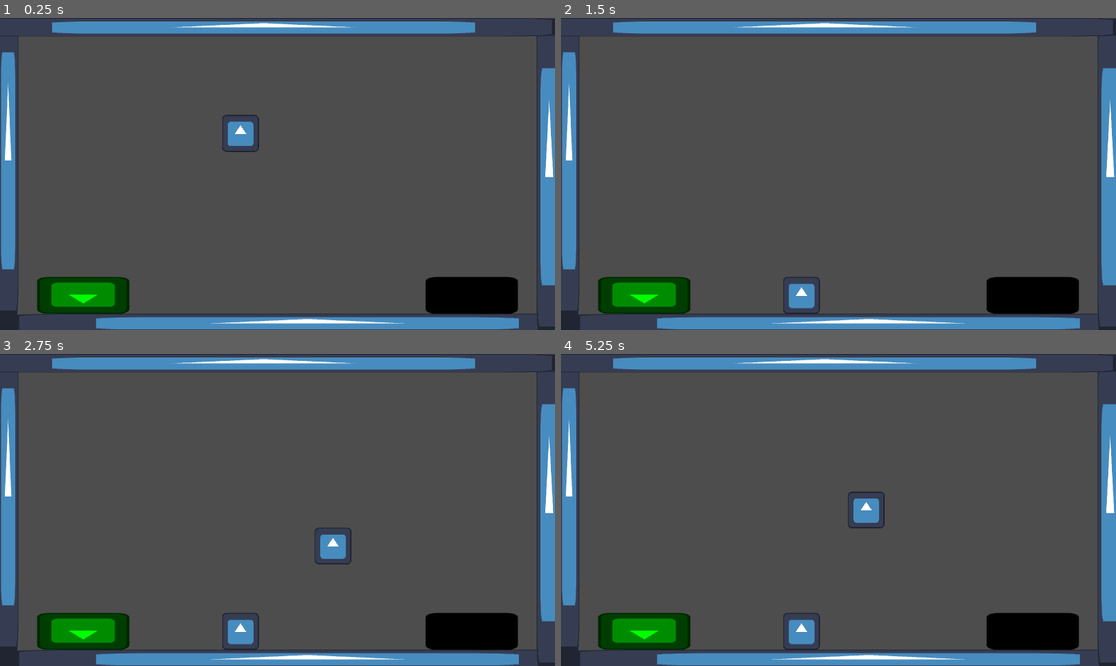
Above: before the commit, frames 1-4 (two rows, left to right).
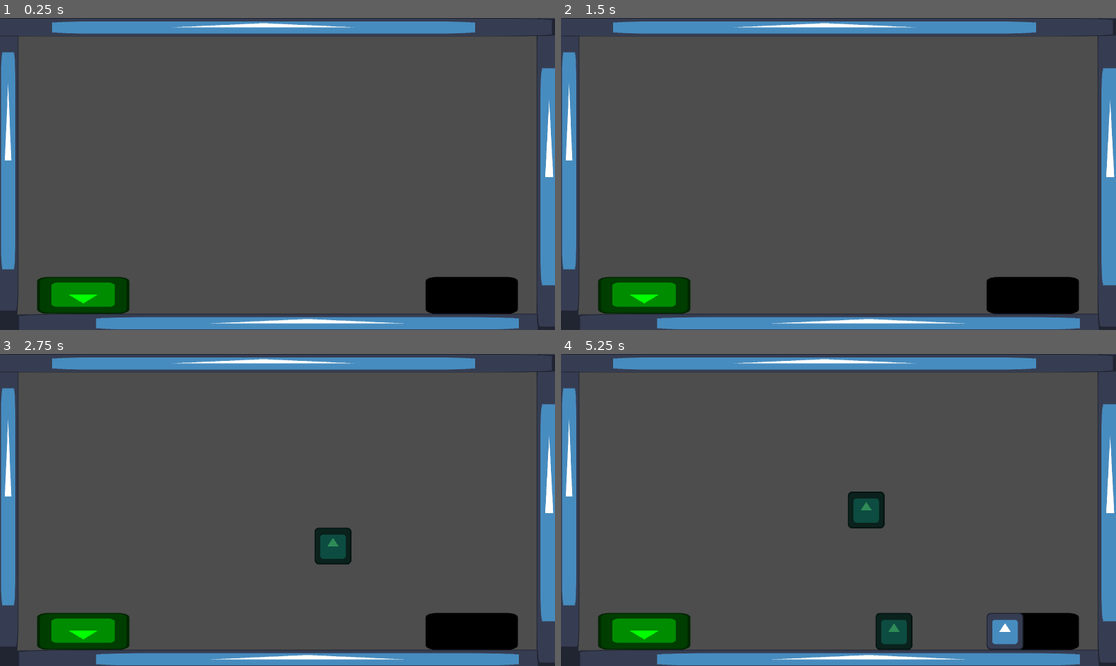
Above: after the commit, the same moments.

Repository: Patradax/sustainable-society-group-af
Game: Godot game, scene res://trashsortgame resources/Trashsortgame.tscn
The game is run twice, just before and just after one commit, with the same random seed, the same clock (stepped at 60 frames per second) and the same inputs. This scene is started directly instead of the project's main scene. The engine's default icon, where the game draws it, is replaced by a stand-in: a white triangle on a blue panel in a dark square.
Inputs (mouse positions are in pixels of both pictures, inside the frame that each line leads up to):
- Up to frame 1 (0.25 s): no input
- Up to frame 2 (1.5 s): drag from (799, 220) to (644, 295) at 0.52 s; tap Enter at 1.25 s; drag from (727, 189) to (644, 295) at 1.27 s
- Up to frame 3 (2.75 s): tap Space at 2 s; move the mouse to (333, 441) at 2.02 s; tap A (A) at 2.1 s; click (333, 441) at 2.17 s
- Up to frame 4 (5.25 s): drag from (894, 553) to (1032, 631) at 2.77 s; tap Enter at 3.5 s; move the mouse to (1005, 556) at 3.52 s; tap A (A) at 3.6, 5.1 s; click (1005, 556) at 3.67 s; drag from (672, 463) to (755, 432) at 4.27 s; tap Space at 5 s; move the mouse to (866, 510) at 5.02 s; click (866, 510) at 5.17 s

The runs differ from the first frame. In frame 1, 0.5% of the frame differs, in the area x 40-47%, y 30-43%; in frame 2, 0.5%; in frame 3, 1.2%; in frame 4, 2.8%, in the area x 40-84%, y 44-95%.

Commit message:
added and repaired base games

Diff:
--- a/rivergame.tscn
+++ /dev/null
@@ -1,8 +0,0 @@
-[gd_scene load_steps=2 format=3 uid="uid://dmi2wp5w7j1mq"]
-
-[ext_resource type="PackedScene" uid="uid://b8m84eoav7n24" path="res://rivertrash.tscn" id="1_cw2e7"]
-
-[node name="Node2D" type="Node2D"]
-
-[node name="rivertrash" parent="." instance=ExtResource("1_cw2e7")]
-position = Vector2(96, 584)
--- /dev/null
+++ b/rivertrash resources/rivergame.gd
@@ -0,0 +1,28 @@
+extends Node2D
+
+@onready var movingtrash = preload("res://rivertrash resources/rivertrash.tscn")
+
+func get_random_point_in_area() -> Vector2:
+	var min_x = -320
+	var max_x = -64
+	var min_y = 256
+	var max_y = 768
+	var random_x = randf_range(min_x, max_x)
+	var random_y = randf_range(min_y, max_y)
+	return Vector2(random_x, random_y)
+
+func _ready() -> void:
+	var coord = get_random_point_in_area()
+	print(coord)
+
+func spawn_trash():
+	var spawn_coord = get_random_point_in_area()
+	var rivertrash = movingtrash.instantiate()
+	rivertrash.global_position = spawn_coord
+	add_child(rivertrash)
+	pass
+
+
+func _input(event: InputEvent) -> void:
+	if Input.is_action_just_pressed("A"):
+		spawn_trash()
--- /dev/null
+++ b/rivertrash resources/rivergame.tscn
@@ -0,0 +1,24 @@
+[gd_scene load_steps=5 format=3 uid="uid://dmi2wp5w7j1mq"]
+
+[ext_resource type="PackedScene" uid="uid://b8m84eoav7n24" path="res://rivertrash resources/rivertrash.tscn" id="1_cw2e7"]
+[ext_resource type="Script" uid="uid://cmyjwcb2k16jg" path="res://rivertrash resources/rivergame.gd" id="1_juq6d"]
+[ext_resource type="Texture2D" uid="uid://vpndphpx1ecf" path="res://icon.svg" id="3_hxlvb"]
+
+[sub_resource type="RectangleShape2D" id="RectangleShape2D_juq6d"]
+size = Vector2(128, 128)
+
+[node name="Node2D" type="Node2D"]
+script = ExtResource("1_juq6d")
+
+[node name="rivertrash" parent="." instance=ExtResource("1_cw2e7")]
+position = Vector2(96, 584)
+
+[node name="CharacterBody2D" type="CharacterBody2D" parent="."]
+position = Vector2(-256, -128)
+metadata/_edit_group_ = true
+
+[node name="Sprite2D" type="Sprite2D" parent="CharacterBody2D"]
+texture = ExtResource("3_hxlvb")
+
+[node name="CollisionShape2D" type="CollisionShape2D" parent="CharacterBody2D"]
+shape = SubResource("RectangleShape2D_juq6d")
--- /dev/null
+++ b/rivertrash resources/rivertrash.gd
@@ -0,0 +1,23 @@
+extends CharacterBody2D
+
+var freq = 20 # frequency of bounces (going up and down)
+var amp = 150 # range of bounces (going up and down)
+var time = 0 # consider as x axis in function
+var speed = 100 # speed of going to right
+var health = 5 #amount of clicks before it goes away
+
+
+func _physics_process(delta: float) -> void:
+	if health >0:
+		time += delta
+		var movement = cos(time * freq) * amp
+		position.y += movement * delta
+		position.x += speed * delta
+	else:
+		print("dies")
+		queue_free()
+
+
+func _on_input_event(viewport: Node, event: InputEvent, shape_idx: int) -> void:
+	if event is InputEventMouseButton and event.button_index == MOUSE_BUTTON_LEFT:
+		health -= 1
--- a/rivertrash.tscn
+++ b/rivertrash resources/rivertrash.tscn
@@ -1,12 +1,13 @@
 [gd_scene load_steps=4 format=3 uid="uid://b8m84eoav7n24"]
 
-[ext_resource type="Script" uid="uid://cfyd0ylpuv74s" path="res://rivertrash.gd" id="1_8n2e1"]
+[ext_resource type="Script" uid="uid://cfyd0ylpuv74s" path="res://rivertrash resources/rivertrash.gd" id="1_8n2e1"]
 [ext_resource type="Texture2D" uid="uid://vpndphpx1ecf" path="res://icon.svg" id="1_xgo7o"]
 
 [sub_resource type="CircleShape2D" id="CircleShape2D_8n2e1"]
 radius = 64.0
 
 [node name="rivertrash" type="CharacterBody2D"]
+input_pickable = true
 script = ExtResource("1_8n2e1")
 
 [node name="Sprite2D" type="Sprite2D" parent="."]
@@ -14,3 +15,5 @@
 
 [node name="CollisionShape2D" type="CollisionShape2D" parent="."]
 shape = SubResource("CircleShape2D_8n2e1")
+
+[connection signal="input_event" from="." to="." method="_on_input_event"]
--- a/rivertrash.gd
+++ /dev/null
@@ -1,22 +0,0 @@
-extends CharacterBody2D
-
-var time: float = 0.0
-var frequency: float = 2.0 # How many waves per second
-var amplitude: float = 50.0 # Pixels high the wave is
-var move_speed: float = 100.0 # Pixels per second horizontally
-
-func _process(delta: float) -> void:
-	# Update time for smooth, time-based animation
-	time += delta * frequency # Multiply by frequency to control wave speed
-
-	# Calculate the vertical offset using sine
-	var sine_offset = sin(time) * amplitude
-
-	# Move horizontally and apply vertical offset
-	position.x += move_speed * delta
-	position.y = starting_y_position + sine_offset # Use a stored starting Y
-
-# You'll need to store the initial Y position
-var starting_y_position: float
-func _ready():
-	starting_y_position = position.y
--- a/trashsortgame resources/Trashsortgame.tscn
+++ b/trashsortgame resources/Trashsortgame.tscn
@@ -1,7 +1,6 @@
-[gd_scene load_steps=8 format=3 uid="uid://yned2ibt5vfl"]
+[gd_scene load_steps=7 format=3 uid="uid://yned2ibt5vfl"]
 
 [ext_resource type="Script" uid="uid://tkdqk53ipjb4" path="res://trashsortgame resources/trashsortgame.gd" id="1_a7gly"]
-[ext_resource type="PackedScene" uid="uid://dyswodmebjxcm" path="res://trashsortgame resources/trash.tscn" id="1_dpm72"]
 [ext_resource type="Texture2D" uid="uid://vpndphpx1ecf" path="res://icon.svg" id="2_slcpe"]
 [ext_resource type="Script" uid="uid://dcd5ebyd6lnpf" path="res://trashsortgame resources/binscript.gd" id="4_cxbqt"]
 
@@ -16,10 +15,6 @@
 
 [node name="Trashsortgame" type="Node2D"]
 script = ExtResource("1_a7gly")
-
-[node name="trash" parent="." instance=ExtResource("1_dpm72")]
-position = Vector2(832, 312)
-collision_mask = 40
 
 [node name="borders" type="Node2D" parent="."]
 
--- a/trashsortgame resources/trash.gd
+++ b/trashsortgame resources/trash.gd
@@ -3,6 +3,17 @@
 var dragging : bool = false
 enum trashchoice {recycle, trash}
 @export var trashtype : trashchoice
+
+
+func _ready() -> void:
+	var choice = randi_range(1,2)
+	if choice == 1:
+		trashtype = trashchoice.recycle
+		$Sprite2D.modulate = Color.SEA_GREEN
+	elif choice == 0:
+		trashtype = trashchoice.trash
+		$Sprite2D.modulate = Color.DARK_VIOLET
+
 
 func _physics_process(delta: float) -> void:
 	move_and_slide()
--- a/trashsortgame resources/trash.tscn
+++ b/trashsortgame resources/trash.tscn
@@ -8,7 +8,7 @@
 
 [node name="trash" type="CharacterBody2D"]
 collision_layer = 17
-collision_mask = 32
+collision_mask = 40
 input_pickable = true
 script = ExtResource("1_ym41c")
 
--- a/trashsortgame resources/trashsortgame.gd
+++ b/trashsortgame resources/trashsortgame.gd
@@ -24,4 +24,4 @@
 	if body.trashtype == $recyclebin.bin_type:
 		print("right bin")
 	else:
-		print("wrong fucking bin")
+		print("wrong bin")
Not shown, added: rivertrash resources/rivergame.gd.uid
Renamed: rivertrash.gd.uid -> rivertrash resources/rivertrash.gd.uid
Not shown, changed: README.md
